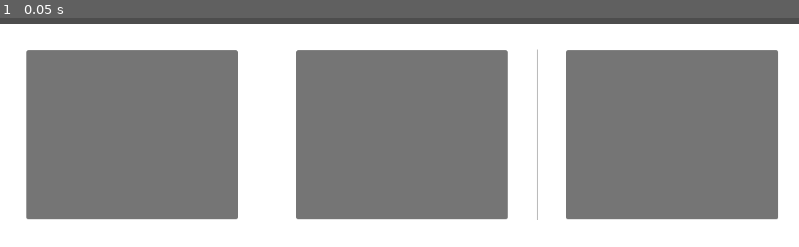
Above: before the commit, frame 1.
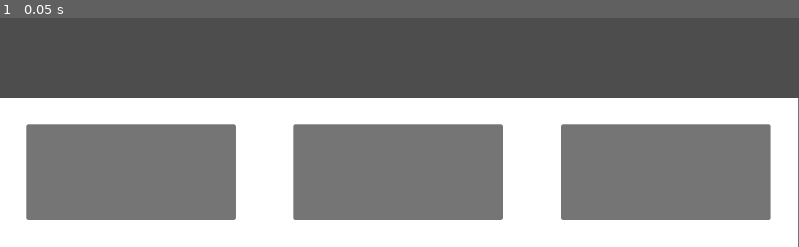
Above: after the commit, the same moment.

Repository: LandonM-byui/rpg-game-CSE290
Game: Godot game, scene res://combat_menu.tscn
Same seed, same stepped clock (60 frames per second), same inputs: the game is played once before the commit and once after it. This scene is started directly instead of the project's main scene.
Inputs:
- Up to frame 1 (0.05 s): no input

The runs differ from the first frame. In frame 1, 43% of the frame differs, in the area x 0-100%, y 2-100%.

Commit message:
re-initial commit

Diff:
--- a/yee-haw/combat_menu.tscn
+++ b/yee-haw/combat_menu.tscn
@@ -5,8 +5,9 @@
 anchors_preset = 15
 anchor_right = 1.0
 anchor_bottom = 1.0
-offset_top = 326.0
-offset_right = 10.0
+offset_top = 433.0
+offset_right = -1.0
+offset_bottom = 1.0
 grow_horizontal = 2
 grow_vertical = 2
 
@@ -47,7 +48,7 @@
 size_flags_horizontal = 3
 size_flags_stretch_ratio = 4.0
 
-[node name="VSeparator2" type="VSeparator" parent="MarginContainer/VBoxContainer" unique_id=1862171958]
+[node name="VSeparator2" type="Control" parent="MarginContainer/VBoxContainer" unique_id=27192552]
 layout_mode = 2
 size_flags_horizontal = 3
 
